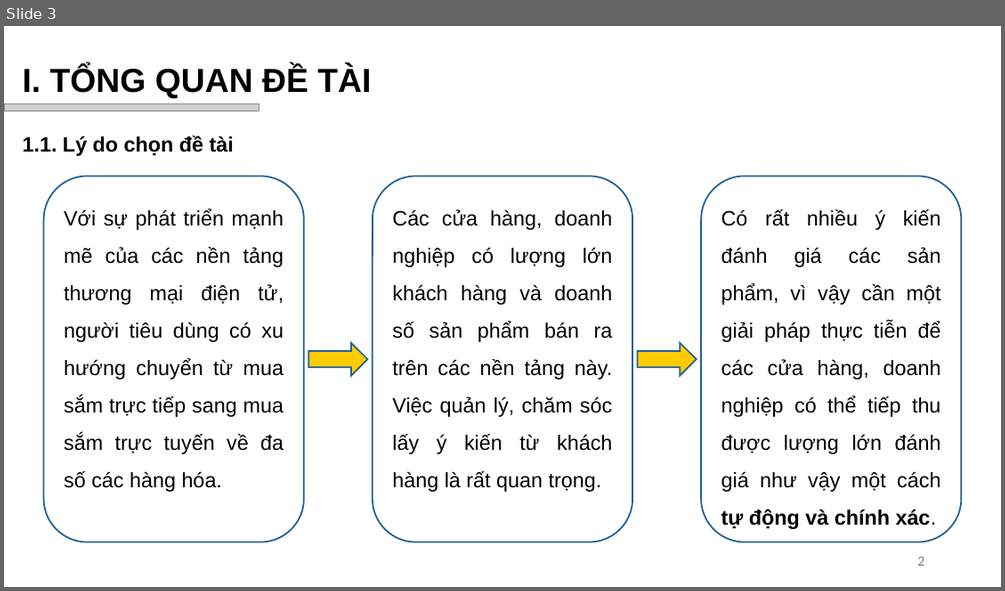
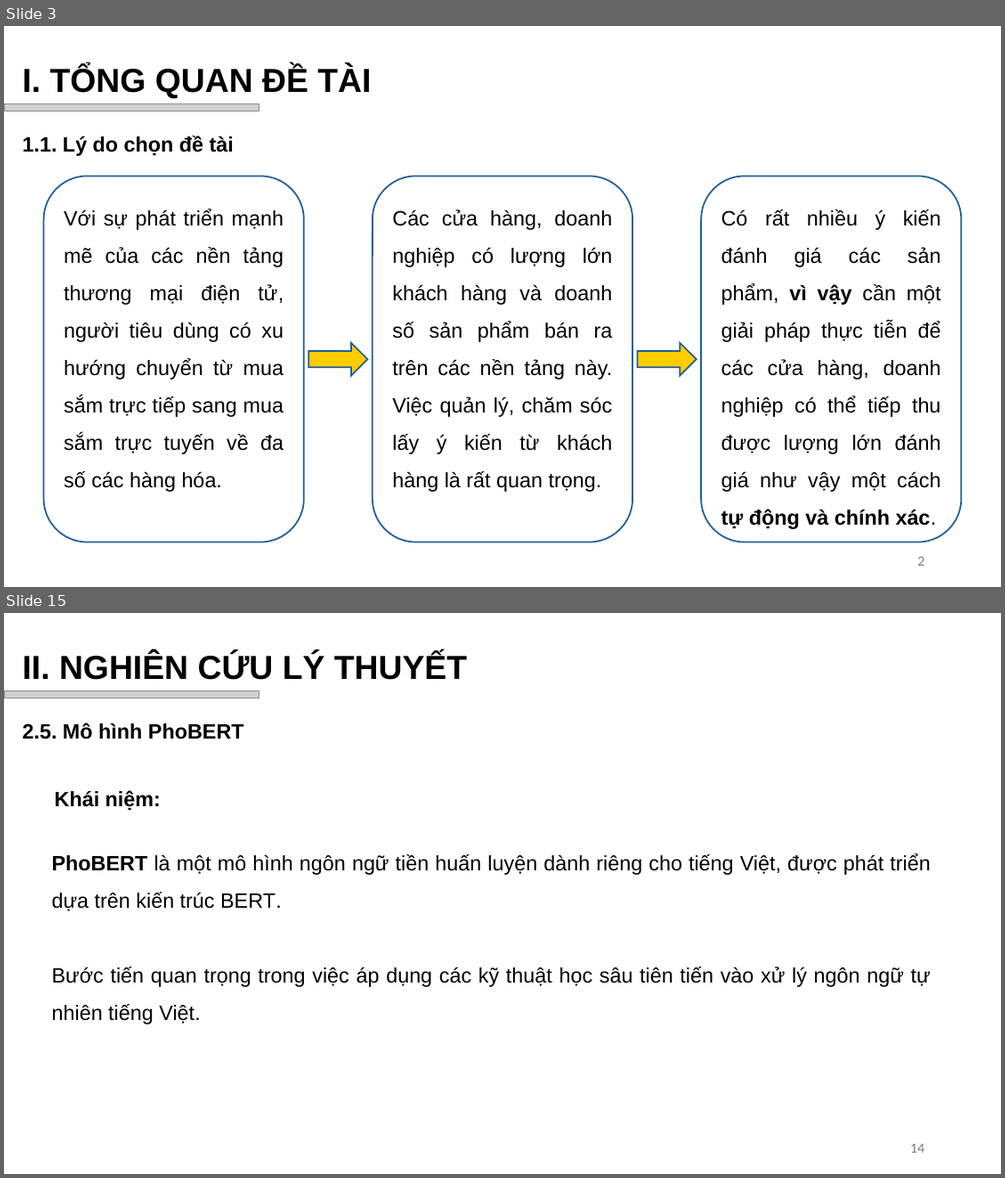
Before and after one commit to vhiepp/tn-da21ttb-110121209-duongvanhiep-sentiment-analysis, a slide deck: docs/pptx/Dương Văn Hiệp_110121209_DA21TTB.pptx. Shown one above the other, each under a label of ours: slide 3 before the commit, slides 3 and 15 after it; the slides between them are not shown. The pictures are 1005x591 and 1005x1178 pixels, drawn with LibreOffice and Linux fonts; fonts in the diff are those of the drawing; grey boxes stand for pictures; background and template pictures are left out. Boxes give left, top, right and bottom in pixels: in the first picture for what was removed or moved away, otherwise in the second. Text is boxed around its words. In the diff, an @@ line names an element or a change of style, - is before the commit and + after.

```diff
--- a/docs/pptx/Dương Văn Hiệp_110121209_DA21TTB.pptx
+++ b/docs/pptx/Dương Văn Hiệp_110121209_DA21TTB.pptx
@@ slide 15 added at [4,613,1001,1174], background #FFFFFF @@
@@ text added at [23,653,467,680], 32 pt, text #000000, bold @@
+II. NGHIÊN CỨU LÝ THUYẾT
@@ picture added at [4,690,259,698] @@
@@ text added at [23,722,244,739], 20 pt, text #000000, bold @@
+2.5. Mô hình PhoBERT
@@ text added at [55,790,161,811], 20 pt, text #000000, bold @@
+Khái niệm:
@@ text added at [52,854,930,1024], 20 pt, text #000000 @@
+PhoBERT là một mô hình ngôn ngữ tiền huấn luyện dành riêng cho tiếng Việt, được phát triển dựa trên kiến trúc BERT.
+Bước tiến quan trọng trong việc áp dụng các kỹ thuật học sâu tiên tiến vào xử lý ngôn ngữ tự nhiên tiếng Việt.
@@ page number added at [910,1143,924,1152], 12 pt, text #797979 @@
+14
@@ slide 3 changed as well @@
@@ rounded rectangle "Có rất nhiều ý kiến ..." at [701,176,961,542]: bold on in "vì vậy" @@
```
Also in this commit, not shown: 1 other slide changed, 14 other slides added, 1 slide removed.
